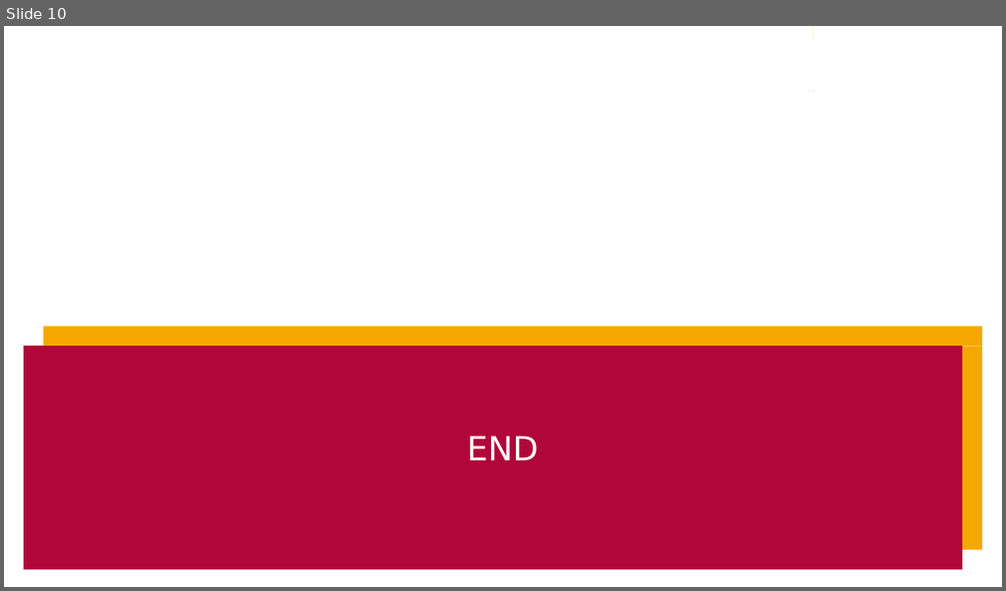
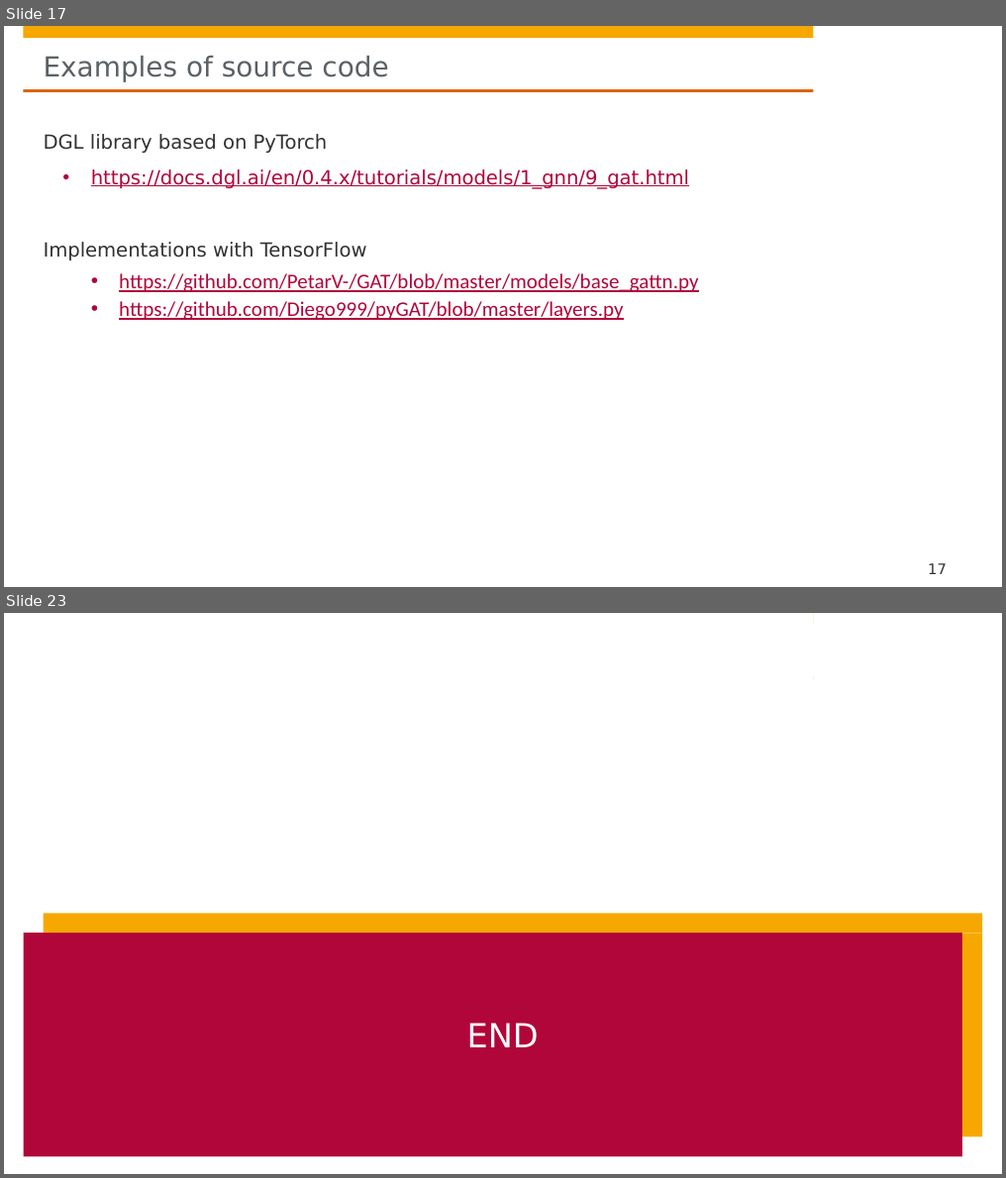
Before and after one commit to hpi-sam/GNN-Course-2020, a slide deck: 8. Graph Attention Networks.pptx. Shown one above the other, each under a label of ours: slide 10 before the commit, slides 17 and 23 after it; the slides between them are not shown. The pictures are 1006x591 and 1006x1178 pixels, drawn with LibreOffice and Linux fonts; fonts in the diff are those of the drawing; background and template pictures are left out. Boxes give left, top, right and bottom in pixels: in the first picture for what was removed or moved away, otherwise in the second. Text is boxed around its words. In the diff, an @@ line names an element or a change of style, - is before the commit and + after.

```diff
--- a/8. Graph Attention Networks.pptx
+++ b/8. Graph Attention Networks.pptx
@@ slide 17 added at bbox=[4, 26, 1002, 587], background #FFFFFF; not listed: 4 template elements that a slide beside it also shows @@
@@ title added at bbox=[44, 56, 388, 82], 26.7 pt, text #5A6166 @@
+Examples of source code
@@ text added at bbox=[44, 134, 698, 320], 20 pt, text #B1063A, underline @@
+DGL library based on PyTorch
+  • https://docs.dgl.ai/en/0.4.x/tutorials/models/1_gnn/9_gat.html
+Implementations with TensorFlow
+  • https://github.com/PetarV-/GAT/blob/master/models/base_gattn.py
+  • https://github.com/Diego999/pyGAT/blob/master/layers.py
@@ page number added at bbox=[928, 564, 946, 574], 14 pt, text #323232 @@
+17
@@ what was slide 10 is now slide 23 @@
```
Also in this commit, not shown: 4 slides changed, 16 other slides added, 3 slides removed.
